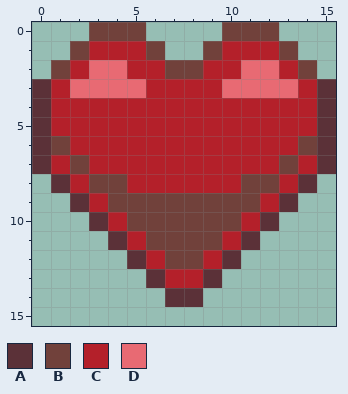
Pixel-art file, stored at data/img/heart.aseprite. This is how it looked before the edit.
16x16 pixels, 1 frame.
Palette (. is transparent): A #5b3138  B #71413b  C #b4202a  D #e86a73
Once edited:
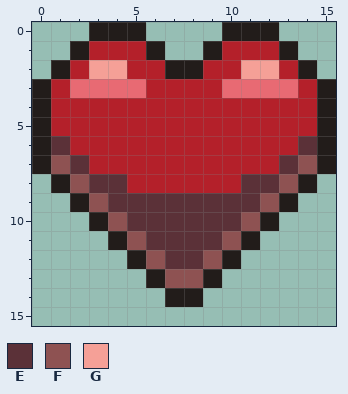
Colours new in this view: E #5b3138  F #8e5252  G #f5a097
Diff:
Colour A changes from #5b3138 to #221c1a.
The edit turns colour B into colour A in row 0 at x 3 to 5 and 10 to 12; in row 1 at x 2, 6, 9 and 13; in row 2 at x 1, 7 to 8 and 14.
The edit turns colour B into colour E in row 6 at x 1 and 14; in row 7 at x 2 and 13; in row 8 at x 3 to 4 and 11 to 12; in row 9 at x 4 to 11; in row 10 at x 5 to 10; in row 11 at x 6 to 9.
The edit turns colour B into colour E in row 12 at x 7 to 8.
The edit turns colour C into colour F in row 7 at x 1 and 14; in row 8 at x 2 and 13; in row 9 at x 3 and 12; in row 10 at x 4 and 11; in row 11 at x 5 and 10; in row 12 at x 6 and 9.
The edit turns colour C into colour F in row 13 at x 7 to 8.
The edit turns colour D into colour G in row 2 at x 3 to 4 and 11 to 12.
